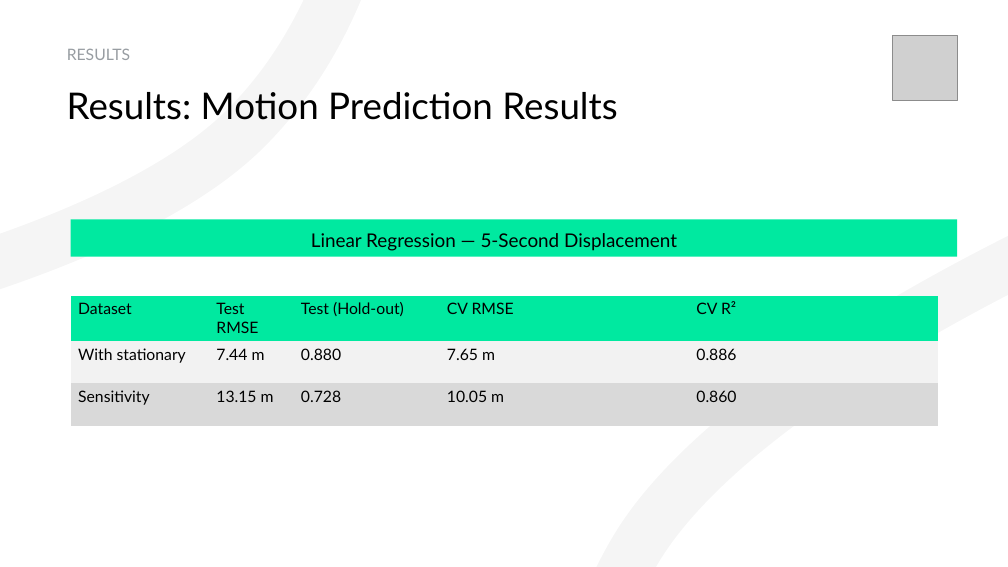
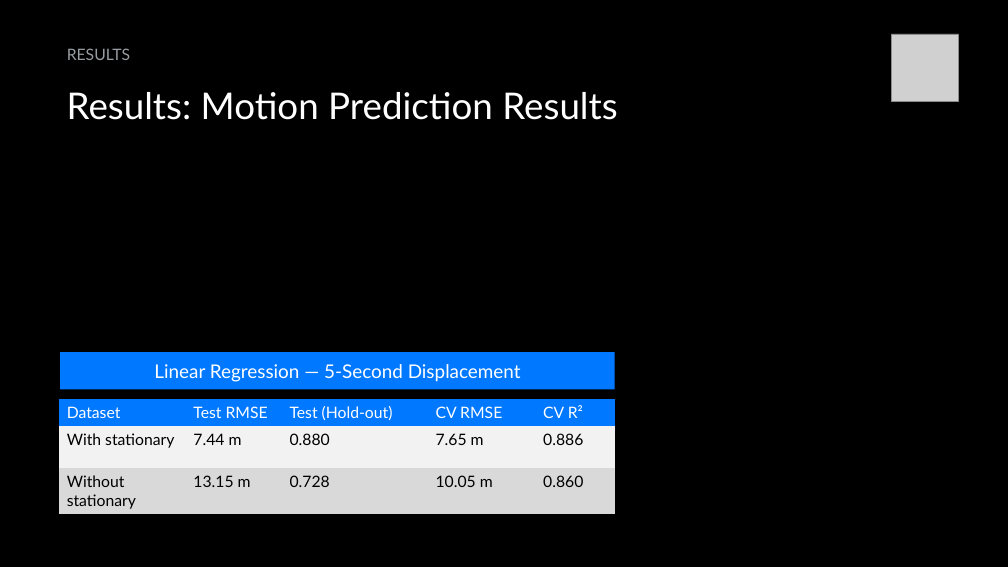
Before and after one commit to pstepanovum/womd-unsupervised-anomaly-detection, a slide deck: slide 14 of docs/presentation/Unsupervised Statistical Learning for Kinematic Anomaly Detection in Autonomous Driving Scenarios.pptx. Drawn at 1008x567 pixels with LibreOffice and Linux fonts; fonts in the diff are those of the drawing; grey boxes stand for pictures; background and template pictures are left out. Boxes give left, top, right and bottom in pixels: in the first picture for what was removed or moved away, otherwise in the second. Text is boxed around its words. In the diff, an @@ line names an element or a change of style, - is before the commit and + after.

```diff
--- a/docs/presentation/Unsupervised Statistical Learning for Kinematic Anomaly Detection in Autonomous Driving Scenarios.pptx
+++ b/docs/presentation/Unsupervised Statistical Learning for Kinematic Anomaly Detection in Autonomous Driving Scenarios.pptx
@@ background #FFFFFF to picture (left out) @@
@@ freeform shape removed at [245,0,1008,567] @@
@@ text "Results: Motion Prediction Results" at [67,92,617,120]: text colour #000000 to #FFFFFF @@
@@ rectangle: place and size @@
-rectangle at [70,219,957,256]
+rectangle at [60,352,615,389]
@@ rectangle at [60,352,615,389]: fill #00E9A0 to #0078FF @@
@@ text "Linear Regression — 5-Second Displacement" at [154,364,521,382]: text colour #000000 to #FFFFFF @@
@@ text "Linear Regression — 5-Second Displacement": place and size @@
-text "Linear Regression — 5-Second Displacement" at [311,233,677,251]
+text "Linear Regression — 5-Second Displacement" at [154,364,521,382]
@@ table at [59,399,614,513] @@
-row 3, column 1: Sensitivity
+row 3, column 1: Without stationary
@@ fill #00E9A0 to #0078FF in row 1 @@
@@ text colour #000000 to #FFFFFF in "Dataset", "Test RMSE", "Test (Hold-out)", "CV RMSE" and 1 more places @@
@@ table: place and size @@
-table at [70,296,938,426]
+table at [59,399,614,513]
```
Also in this commit, not shown: 1 other slide changed.
